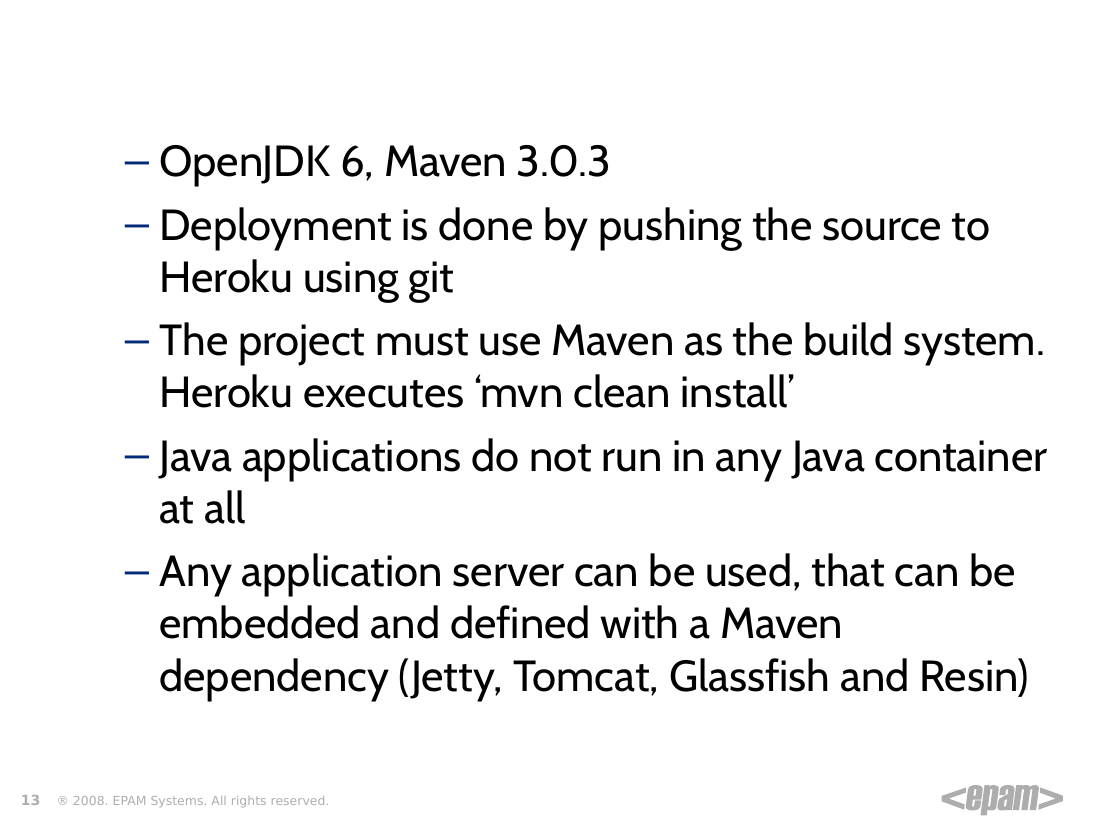
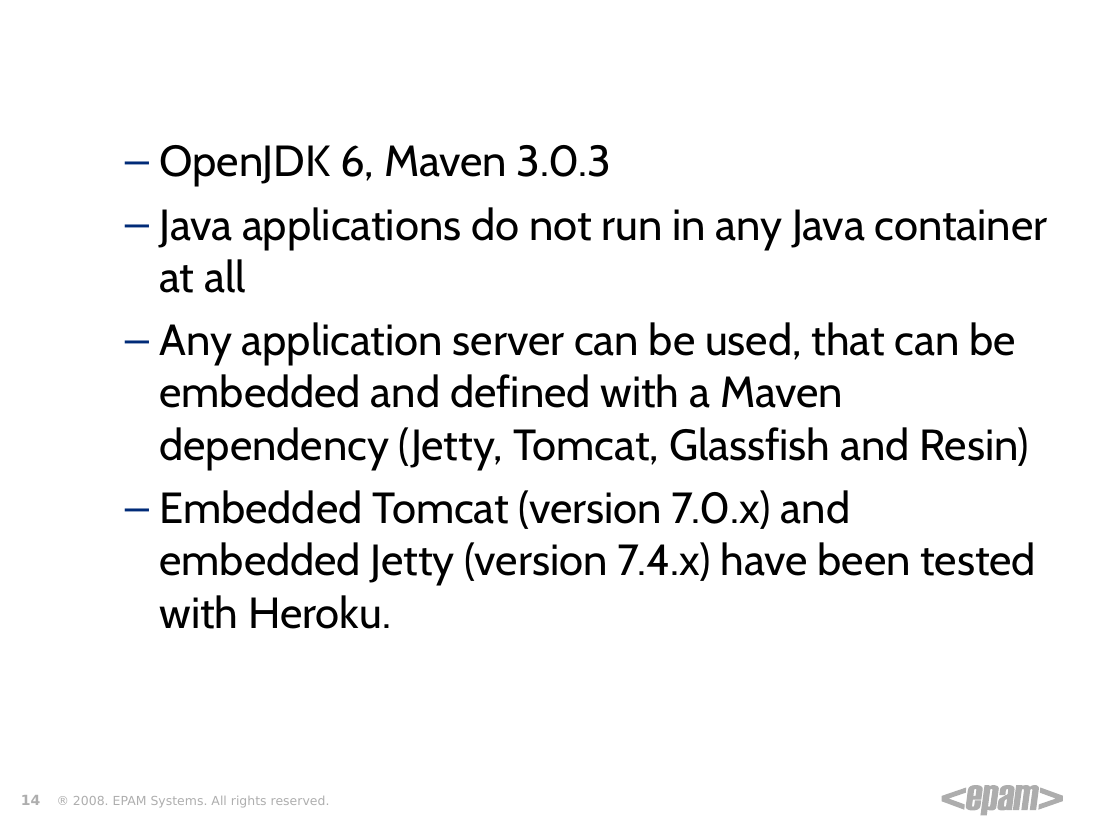
Before and after one commit to zgorbe/Heroku-HelloWorld, a slide deck: slide 14 of Heroku.ppt (slide 13 before the commit). Drawn at 1120x840 pixels with LibreOffice and Linux fonts; fonts in the diff are those of the drawing; background and template pictures are left out. Boxes give left, top, right and bottom in pixels: in the first picture for what was removed or moved away, otherwise in the second. Text is boxed around its words. In the diff, an @@ line names an element or a change of style, - is before the commit and + after.

Commit message:
Heroku docs updated

```diff
--- a/Heroku.ppt
+++ b/Heroku.ppt
@@ text at [160,207,1045,408]: paragraphs removed @@
-  – Deployment is done by pushing the source to Heroku using git
-  – The project must use Maven as the build system. Heroku executes ‘mvn clean install’
@@ text at [160,490,1036,629]: paragraph added @@
+  – Embedded Tomcat (version 7.0.x) and embedded Jetty (version 7.4.x) have been tested with Heroku.
@@ page number at [21,795,40,805]: text changed @@
-13
+14
```
Also in this commit, not shown: 11 other slides changed, 2 slides added, 1 other file.
